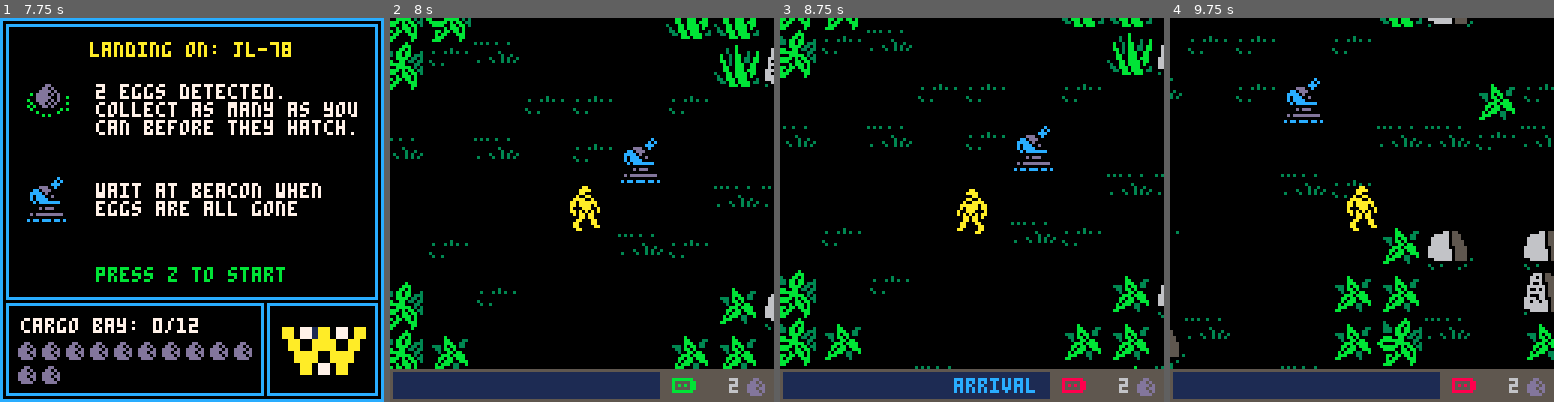
Above: before the commit, frames 1-4 (left to right).
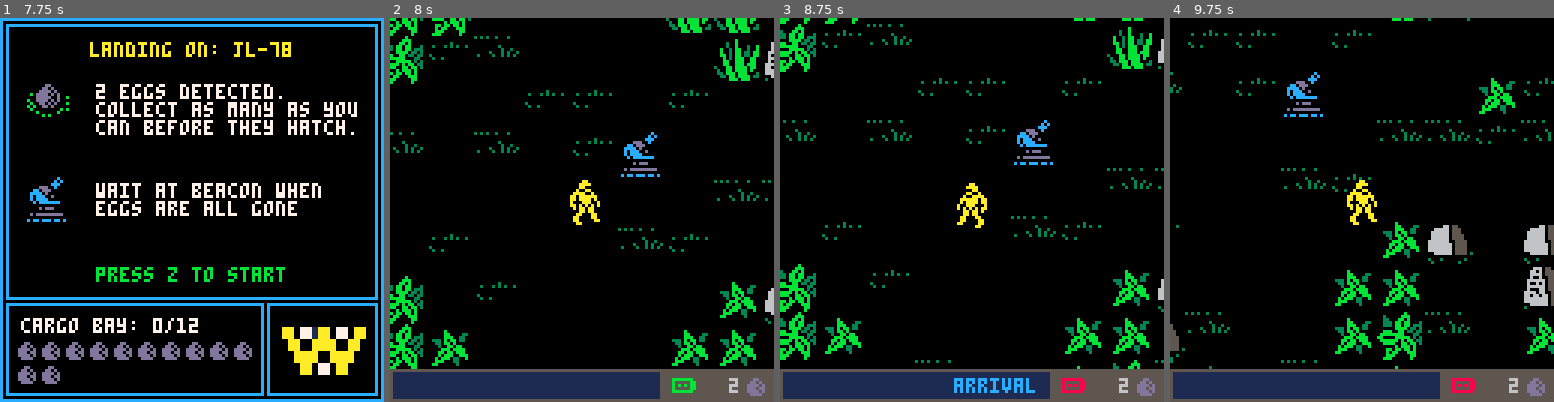
Above: after the commit, the same moments.

Repository: morningtoast/pico8-alien
Game: PICO-8 cartridge alienharvest.p8
Same seed, same stepped clock (60 frames per second), same inputs: the game is played once before the commit and once after it.
Inputs:
- Up to frame 1 (7.75 s): tap X (X key) at 0.33, 1.07, 1.85, 2.97, 4.08, 5.2, 6.32, 7.43 s; tap O (Z key) at 0.7, 1.7, 2.1, 2.5, 2.9, 3.3, 3.7, 4.1, 4.5, 4.9, 5.3, 5.7, 6.1, 6.5, 6.9, 7.3, 7.7 s; hold Right 1.6-2.1 s; hold Up 2.15-2.42 s; hold Right 2.47-3.03 s; hold Left 3.08-3.58 s; hold Down 3.63-3.97 s; hold Right 4.02-4.68 s; hold Up 4.73-5.03 s; hold Left 5.08-5.68 s; hold Down 5.73-6.03 s; hold Right 6.08-6.58 s; hold Right 6.63-7.13 s; hold Up 7.18-7.45 s; hold Right from 7.5 s (still down)
- Up to frame 2 (8 s): keep holding Right
- Up to frame 3 (8.75 s): release Right at 8.07 s; tap O (Z key) at 8.1, 8.5 s; hold Left 8.12-8.62 s; tap X (X key) at 8.55 s; hold Down from 8.67 s (still down)
- Up to frame 4 (9.75 s): tap O (Z key) at 8.9, 9.3, 9.7 s; release Down at 9 s; hold Right 9.05-9.72 s; tap X (X key) at 9.67 s

Frame 1 is identical in both runs. In frame 2, 8.3% of the frame differs, in the area x 0-100%, y 0-92%; in frame 3, 8.0%; in frame 4, 7.9%.

Commit message:
Updated to v1.2

Diff:
--- a/alienharvest.p8
+++ b/alienharvest.p8
@@ -135,6 +135,7 @@
 				end
 			else
 				tkr(cargo)
+				sfx(11)
 			end
 
 
@@ -208,8 +209,6 @@
 
 
 	-- #bombarm
-	-- bomb_st:0=unarmed;1=onhover
-
 	if tile.o==7 then
 		if bomb_t==0 then
 			sfx(18)
@@ -241,7 +240,6 @@
 
 
 	-- #detonator
-	-- det_st: 0=unarmed;1=onhover
 	if tile.o==8 then
 		if curlvl.bombs==0 then
 			if det_st<2 then
@@ -363,7 +361,7 @@
     else
     	local mw,mh=8,4
     	if rnd()<.5 then mw,mh=4,8 end
-        curlvl={name="pco-8",w=mw,h=mh,bodies=15,eggs=3,hatch=20,aliens=1,snipers=5,bombs=3,colors=rc}
+        curlvl={name="pco-8",w=mw,h=mh,bodies=15,eggs=3,hatch=20,aliens=3,snipers=5,bombs=3,colors=rc}
 
 		if tmo then
 			curlvl.hatch=15
@@ -440,7 +438,7 @@
 	p_x,p_y,p_spr=0,0,32
 	p_anim={l={32,34,36,34},f=1,r=8}
 	p_cx,p_cy=p_x+8,p_y+8
-	p_st,p_flip,p_freeze=0,false,0 --p_st:1=unarmed,2=gun,3=bait
+	p_st,p_flip,p_freeze=0,false,0
 	egg_t=sec(curlvl.hatch)
 	tran_st=0
 
@@ -491,21 +489,20 @@
 			if egg_t<=0 then
 				local t=get_random_tile(3)
 
-				curlvl.eggs-=1
-
-				if few() then add_hugger(t.tx,t.ty) end
-				tile_attr(t.tx,t.ty)
-
-				tkr("egg hatch detected",true)
-				sfx(11)
-
-				if not finale then tkr(_t()) end
+				if few() then
+					curlvl.eggs-=1
+					add_hugger(t.tx,t.ty)
+					tile_attr(t.tx,t.ty)
+
+					tkr("egg hatch detected",true)
+					sfx(11)
+
+					if not finale then tkr(_t()) end
+				end
 
 				egg_t=sec(curlvl.hatch)
 			end
 		end
-
-
 
 		sfx_n=3
 
@@ -532,7 +529,6 @@
 
 		p_update()
 
-		-- last level countdown ends, blow up!
 		if finale then
 			if det_st==2 then
 				countdown=max(-1,countdown-1)
@@ -588,7 +584,7 @@
 end
 
 function play_draw()
-	camera(p_cx-64, p_cy-64)
+	camera(p_cx-64, p_cy-62)
 	palt(2,true)
 	palt(0,false)
 
@@ -1010,14 +1006,14 @@
 end
 
 
--- #walker - common logic for alien actors that move around the map
+-- #walker
 function alien_update(self)
 	if self.st==99 and self.t>sec(3) then
 		del(actors,self)
 		return
 	end
 
-	-- self is actor object - id:1=hugger,2=alien
+	-- id:1=hugger,2=alien
 	local id=self.id
 	local dest={}
 
@@ -1026,7 +1022,7 @@
 	self.tx,self.ty=px_to_tile(self.cx,self.cy)
 	self.tile=get_tile(self.tx,self.ty)
 
-	-- caught the player; end state and game over
+	-- caught the player
 	if self.st<99 then
 		if in_range(self.cx,self.cy, p_cx,p_cy, 8) then
 			chg_st(self,98)
@@ -1458,7 +1454,6 @@
 function story_init(go)
 	local sx=1
 	local lspr=14
-	--local hug={l={160,162,164,162},f=1,r=8}
 	local al={l={128,130,132,130},f=1,r=8}
 	local hugspr=anim(hug_anim,true)
 	local alspr=anim(al,true)
Not shown, changed: alienharvest.p8.png
